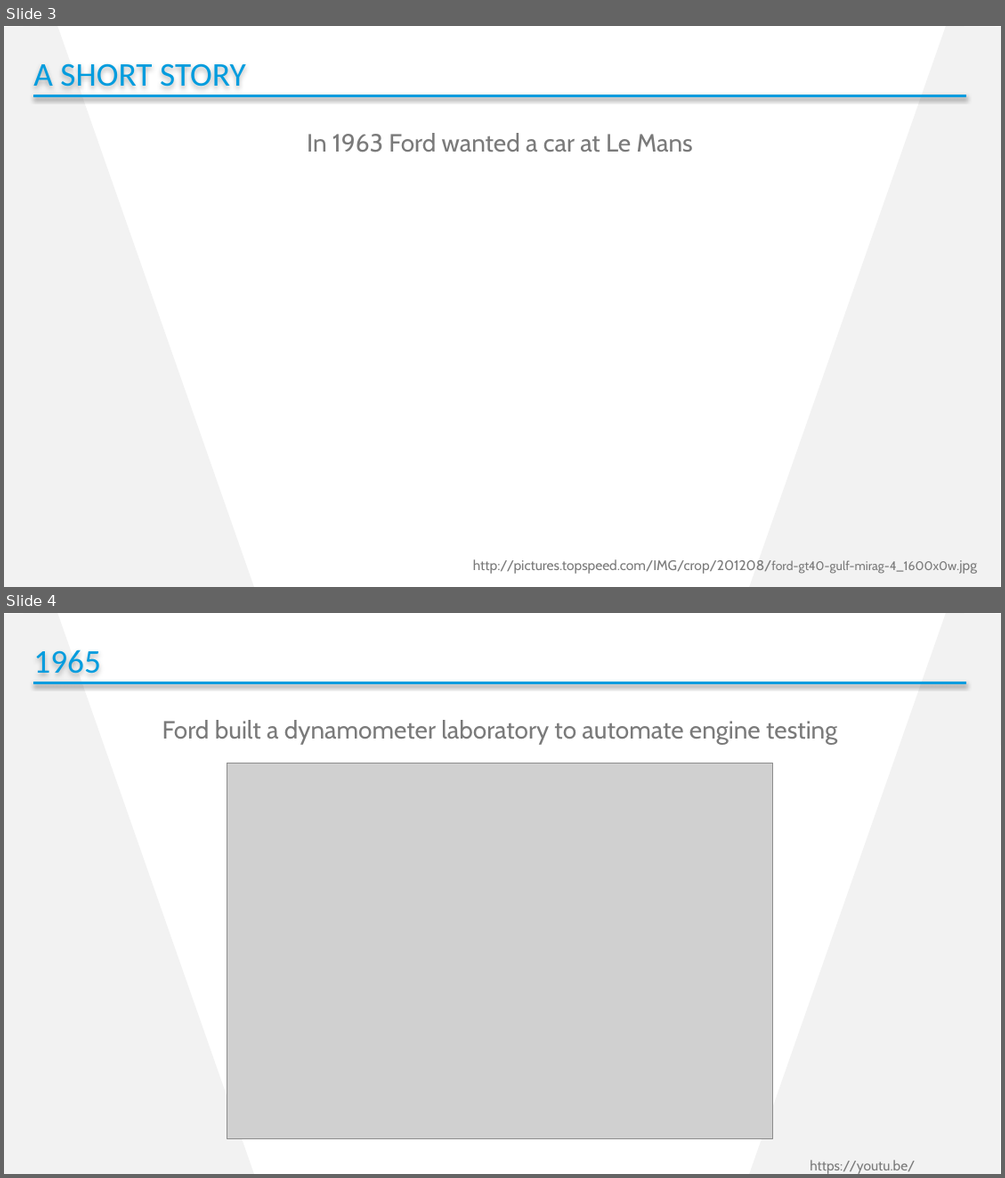
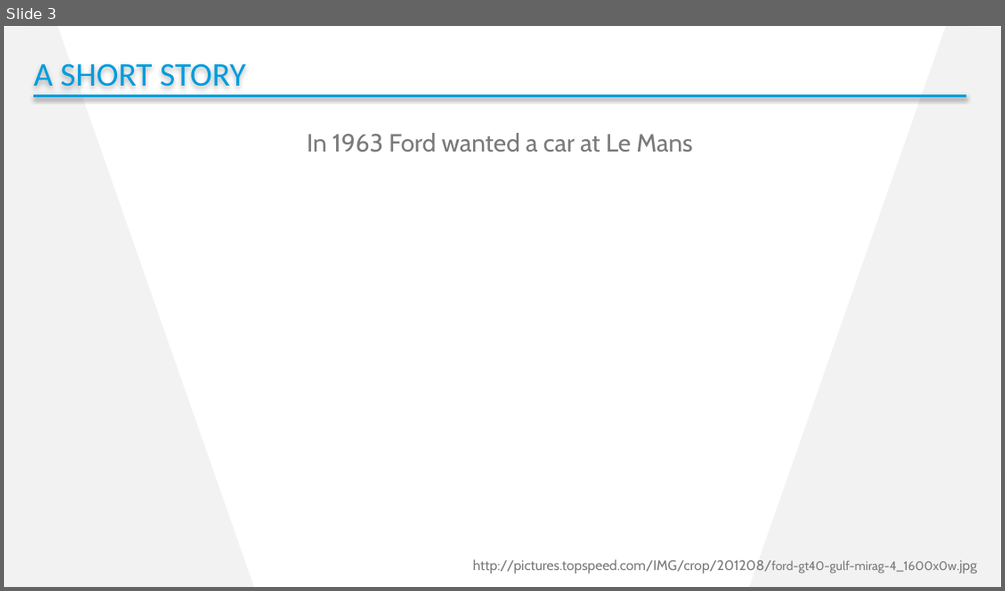
Before and after one commit to cdhunt/pssummit2017-mocking, a slide deck: Summit2017_Mocking.pptx. Shown one above the other, each under a label of ours: slides 3 and 4 before the commit, slide 3 after it. The pictures are 1005x1178 and 1005x591 pixels, drawn with LibreOffice and Linux fonts; fonts in the diff are those of the drawing; grey boxes stand for pictures; background and template pictures are left out. Boxes give left, top, right and bottom in pixels: in the first picture for what was removed or moved away, otherwise in the second. Text is boxed around its words. In the diff, an @@ line names an element or a change of style, - is before the commit and + after.

```diff
--- a/Summit2017_Mocking.pptx
+++ b/Summit2017_Mocking.pptx
@@ slide 4 removed at (4, 613, 1001, 1174), background #FFFFFF; not listed: 2 template elements that a slide beside it also shows @@
@@ text removed at (33, 650, 101, 674) @@
-1965
@@ line removed from (34, 682) to (966, 682) @@
@@ text removed at (162, 720, 837, 745) @@
-Ford built a dynamometer laboratory to automate engine testing
@@ picture removed at (227, 763, 773, 1138) @@
@@ text removed at (809, 1159, 914, 1174) @@
-https://youtu.be/NxP__UPj7L8
```
Also in this commit, not shown: 2 slides changed, 4 slides added, 1 other slide removed.
